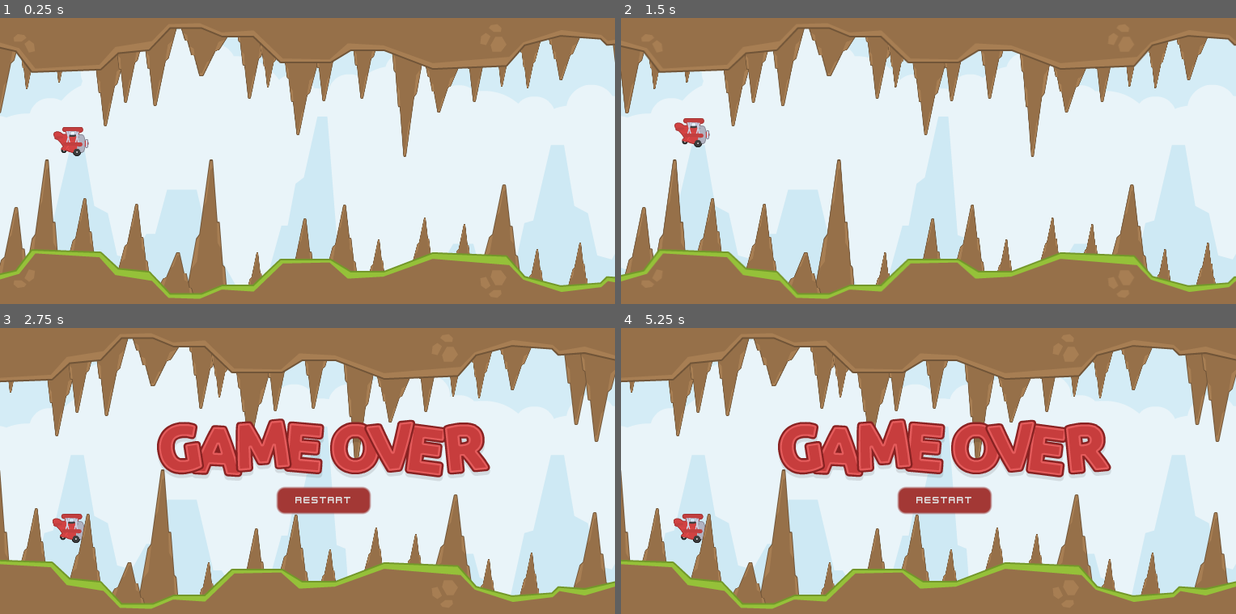
Above: before the commit, frames 1-4 (two rows, left to right).
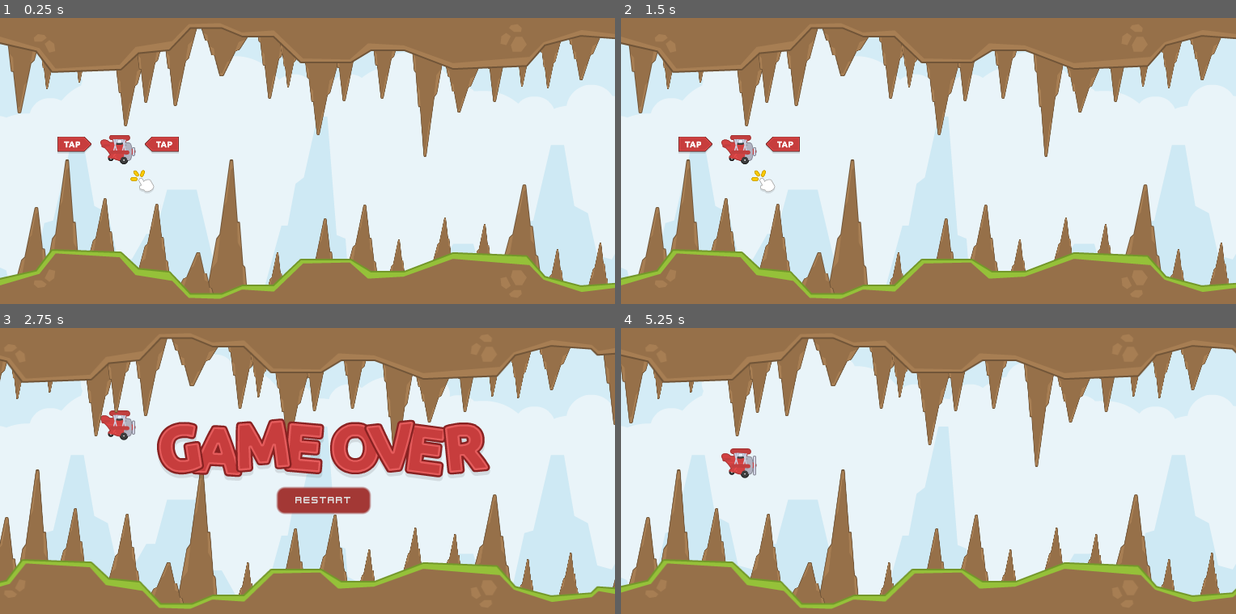
Above: after the commit, the same moments.

Repository: andersonmadeira/tecoteco
Game: Godot game, scene res://Game.tscn
Two runs of this game, one before a commit and one after it. Both use one fixed random seed, a clock stepped at 60 frames per second and the inputs below.
Inputs:
- Up to frame 1 (0.25 s): no input
- Up to frame 2 (1.5 s): tap Space (flap) at 0.6, 0.77, 1.07 s; click "Restart" at 1.25 s
- Up to frame 3 (2.75 s): tap Space (flap) at 2.1, 2.27, 2.57 s
- Up to frame 4 (5.25 s): click "Restart" at 2.75 s; tap Space (flap) at 3.6, 5.1 s; click "Restart" at 4.25 s

The runs differ from the first frame. In frame 1, 24% of the frame differs, in the area x 0-100%, y 3-99%; in frame 2, 22%; in frame 3, 22%; in frame 4, 36%.

Commit message:
Fix map generation issue

Diff:
--- a/Game.gd
+++ b/Game.gd
@@ -4,7 +4,6 @@
 export(int) var terrain_width
 
 var last_terrain
-
 var is_playing = true
 
 func _ready():
@@ -16,31 +15,28 @@
 
 func spawn_terrain():
 	print("Spawning new terrain!")
-	var terrain_location = last_terrain.position + Vector2(terrain_width, 0)
+	var terrain_location = Vector2(last_terrain.position.x + terrain_width, 0)
+	print("Spawned at")
+	print(terrain_location)
 	var next_terrain = terrain_scene.instance()
 	next_terrain.position = terrain_location
 	next_terrain.connect("spawn_point_reached", self, "_on_Terrain_spawn_point_reached")
-	add_child(next_terrain, true)
+	add_child(next_terrain)
+	next_terrain.resume()
 	last_terrain = next_terrain
 
 func stop():
 	is_playing = false
 	get_tree().call_group("Terrain", "stop")
 
-#func resume():
-#	is_playing = true
-#	get_tree().call_group("Terrain", "resume")
-#
 func restart():
 	$HUD/RestartButton.hide()
 	$HUD/GameOverText.hide()
 	get_tree().reload_current_scene()
 
-
 func _on_Player_crashed():
 	stop()
 	display_game_over()
-
 
 func _on_RestartButton_pressed():
 	restart()
@@ -48,3 +44,10 @@
 func display_game_over():
 	$HUD/RestartButton.show()
 	$HUD/GameOverText.show()
+
+func _on_Player_start_game():
+	$HUD/TapLeft.hide()
+	$HUD/TapRight.hide()
+	$HUD/TapAnimatedSprite.hide()
+	$Player.resume()
+	$Terrain.resume()
--- a/Game.tscn
+++ b/Game.tscn
@@ -7,6 +7,18 @@
 [ext_resource path="res://ButtonTheme.tres" type="Theme" id=5]
 [ext_resource path="res://assets/UI/textGameOver.png" type="Texture" id=6]
 [ext_resource path="res://ButtonNormalStyle.tres" type="StyleBox" id=7]
+[ext_resource path="res://assets/UI/tapLeft.png" type="Texture" id=8]
+[ext_resource path="res://assets/UI/tapRight.png" type="Texture" id=9]
+[ext_resource path="res://assets/UI/tapTick.png" type="Texture" id=10]
+[ext_resource path="res://assets/UI/tap.png" type="Texture" id=11]
+
+[sub_resource type="SpriteFrames" id=1]
+animations = [ {
+"frames": [ ExtResource( 11 ), ExtResource( 10 ) ],
+"loop": true,
+"name": "default",
+"speed": 5.0
+} ]
 
 [node name="Game" type="Node2D"]
 script = ExtResource( 1 )
@@ -18,7 +30,7 @@
 texture = ExtResource( 2 )
 
 [node name="Player" parent="." groups=["Player"] instance=ExtResource( 4 )]
-position = Vector2( 88, 136 )
+position = Vector2( 146, 166 )
 scale = Vector2( 0.5, 0.5 )
 
 [node name="Terrain" parent="." instance=ExtResource( 3 )]
@@ -42,6 +54,25 @@
 position = Vector2( 400, 154 )
 texture = ExtResource( 6 )
 
+[node name="TapLeft" type="Sprite" parent="HUD"]
+position = Vector2( 200, 160 )
+scale = Vector2( 0.5, 0.5 )
+texture = ExtResource( 8 )
+
+[node name="TapRight" type="Sprite" parent="HUD"]
+position = Vector2( 92, 160 )
+scale = Vector2( 0.5, 0.5 )
+texture = ExtResource( 9 )
+
+[node name="TapAnimatedSprite" type="AnimatedSprite" parent="HUD"]
+position = Vector2( 176, 206 )
+scale = Vector2( 0.5, 0.5 )
+frames = SubResource( 1 )
+frame = 1
+speed_scale = 0.5
+playing = true
+
 [connection signal="crashed" from="Player" to="." method="_on_Player_crashed"]
+[connection signal="start_game" from="Player" to="." method="_on_Player_start_game"]
 [connection signal="spawn_point_reached" from="Terrain" to="." method="_on_Terrain_spawn_point_reached"]
 [connection signal="pressed" from="HUD/RestartButton" to="." method="_on_RestartButton_pressed"]
--- a/Player.gd
+++ b/Player.gd
@@ -1,6 +1,7 @@
 extends KinematicBody2D
 
 signal crashed
+signal start_game
 
 const UP = Vector2(0, -1)
 const FLAP = 400
@@ -8,11 +9,12 @@
 const GRAVITY = 10
 
 var velocity = Vector2()
-var is_playing = true
+var is_playing = false
+var crashed = false
 
-#func _ready():
-#	resume()
-#	pass
+func _process(delta):
+	if not is_playing and not crashed and Input.is_action_just_pressed("flap"):
+		emit_signal("start_game")
 
 func _physics_process(delta):
 	if not is_playing:
@@ -28,6 +30,7 @@
 	var collision = move_and_collide(velocity * delta)
 
 	if collision:
+		crashed = true
 		emit_signal("crashed")
 		stop()
 
@@ -35,10 +38,7 @@
 	is_playing = false
 	$AnimatedSprite.playing = false
 
-#	velocity = move_and_slide(velocity, Vector2.UP)
-#
-#	for i in get_slide_count():
-#		var collision = get_slide_collision(i)
-#		print("I collided with ", collision.collider.name)
-#		crashed = true
-#		$AnimatedSprite.playing = false
+func resume():
+	crashed = false
+	is_playing = true
+	$AnimatedSprite.playing = true
--- a/Player.tscn
+++ b/Player.tscn
@@ -27,9 +27,8 @@
 
 [node name="AnimatedSprite" type="AnimatedSprite" parent="."]
 frames = SubResource( 2 )
-frame = 1
+frame = 2
 speed_scale = 8.0
-playing = true
 
 [node name="CollisionShape2D" type="CollisionShape2D" parent="."]
 position = Vector2( 4, -2 )
--- a/Terrain.gd
+++ b/Terrain.gd
@@ -2,7 +2,7 @@
 
 signal spawn_point_reached
 
-var is_playing = true
+var is_playing = false
 
 func _physics_process(delta):
 	if not is_playing:
Not shown: 1 places in Game.tscn that only renumber resources
